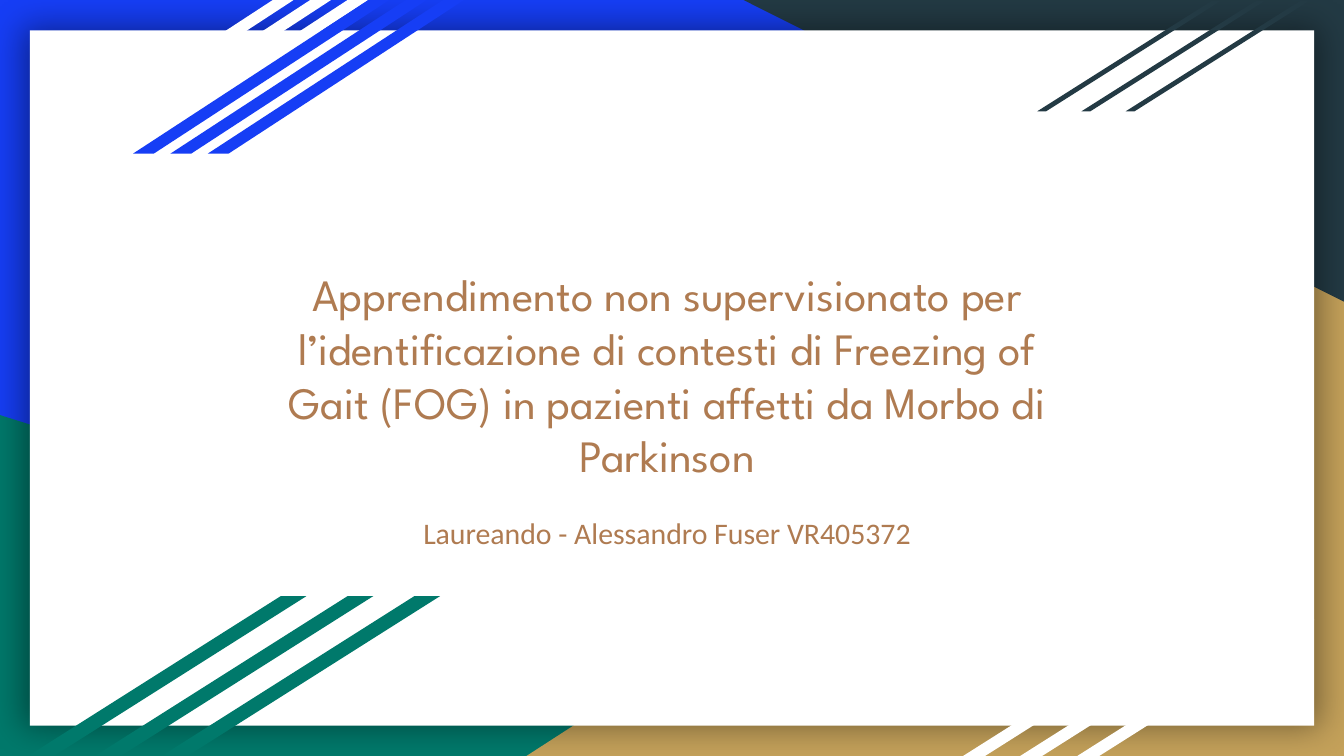
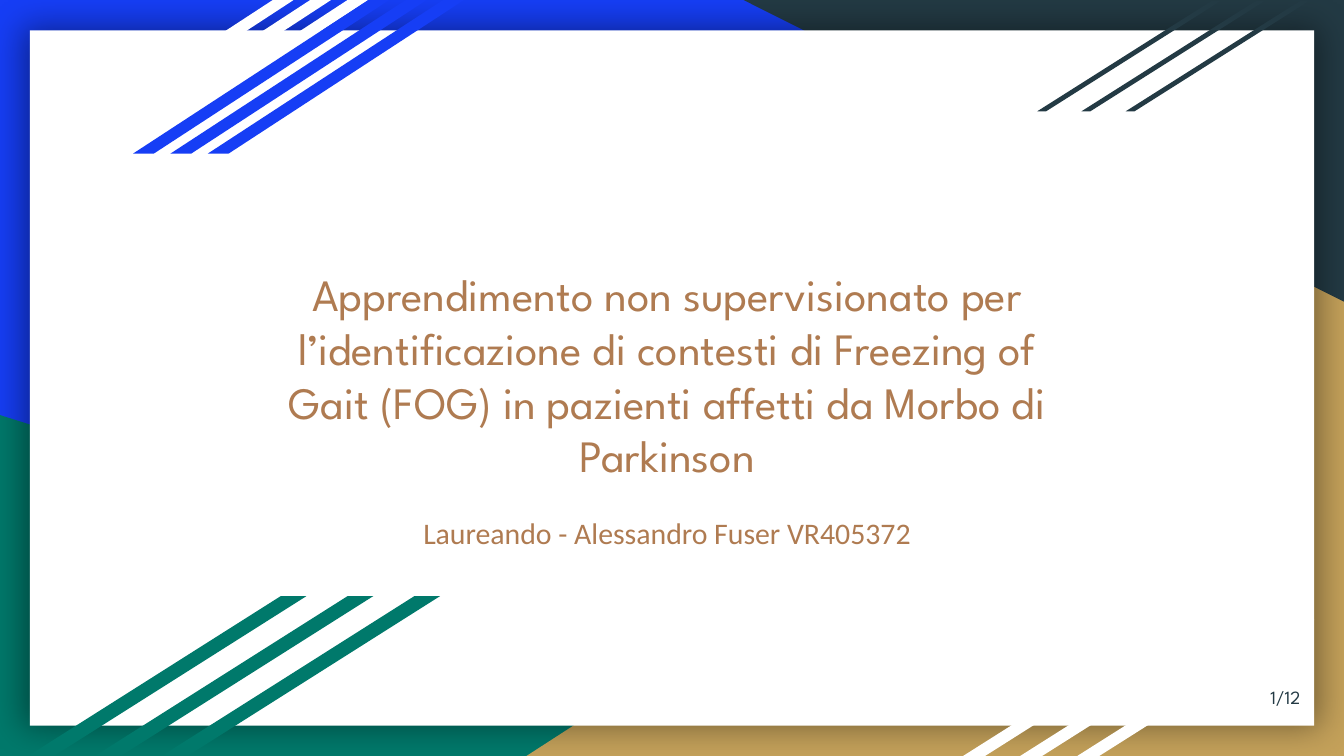
Before and after one commit to fuserale/tesi, a slide deck: slide 1 of tex_tesi/Apprendimento non supervisionato per l’identificazione di contesti di Freezing of Gait (FOG) in pazienti affetti da Morbo di Parkinson.pptx. Drawn at 1344x756 pixels with LibreOffice and Linux fonts; fonts in the diff are those of the drawing. Boxes give left, top, right and bottom in pixels: in the first picture for what was removed or moved away, otherwise in the second. Text is boxed around its words. In the diff, an @@ line names an element or a change of style, - is before the commit and + after.

```diff
--- a/tex_tesi/Apprendimento non supervisionato per l’identificazione di contesti di Freezing of Gait (FOG) in pazienti affetti da Morbo di Parkinson.pptx
+++ b/tex_tesi/Apprendimento non supervisionato per l’identificazione di contesti di Freezing of Gait (FOG) in pazienti affetti da Morbo di Parkinson.pptx
@@ page number added at bbox=[1270, 691, 1300, 706], 10 pt, text #233A44 @@
+1/12
```
Also in this commit, not shown: 6 other slides changed, 5 slides added, 5 slides removed.
